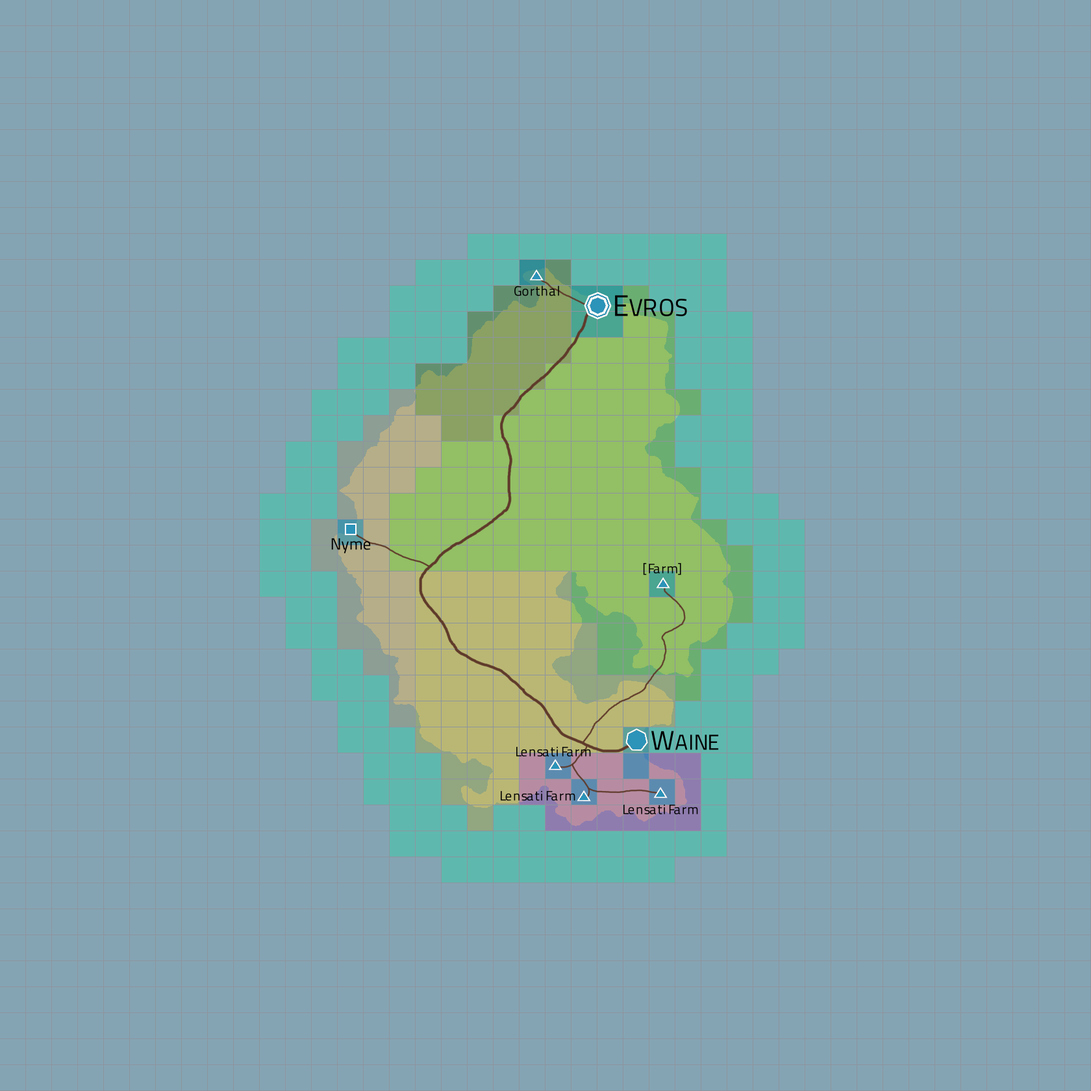
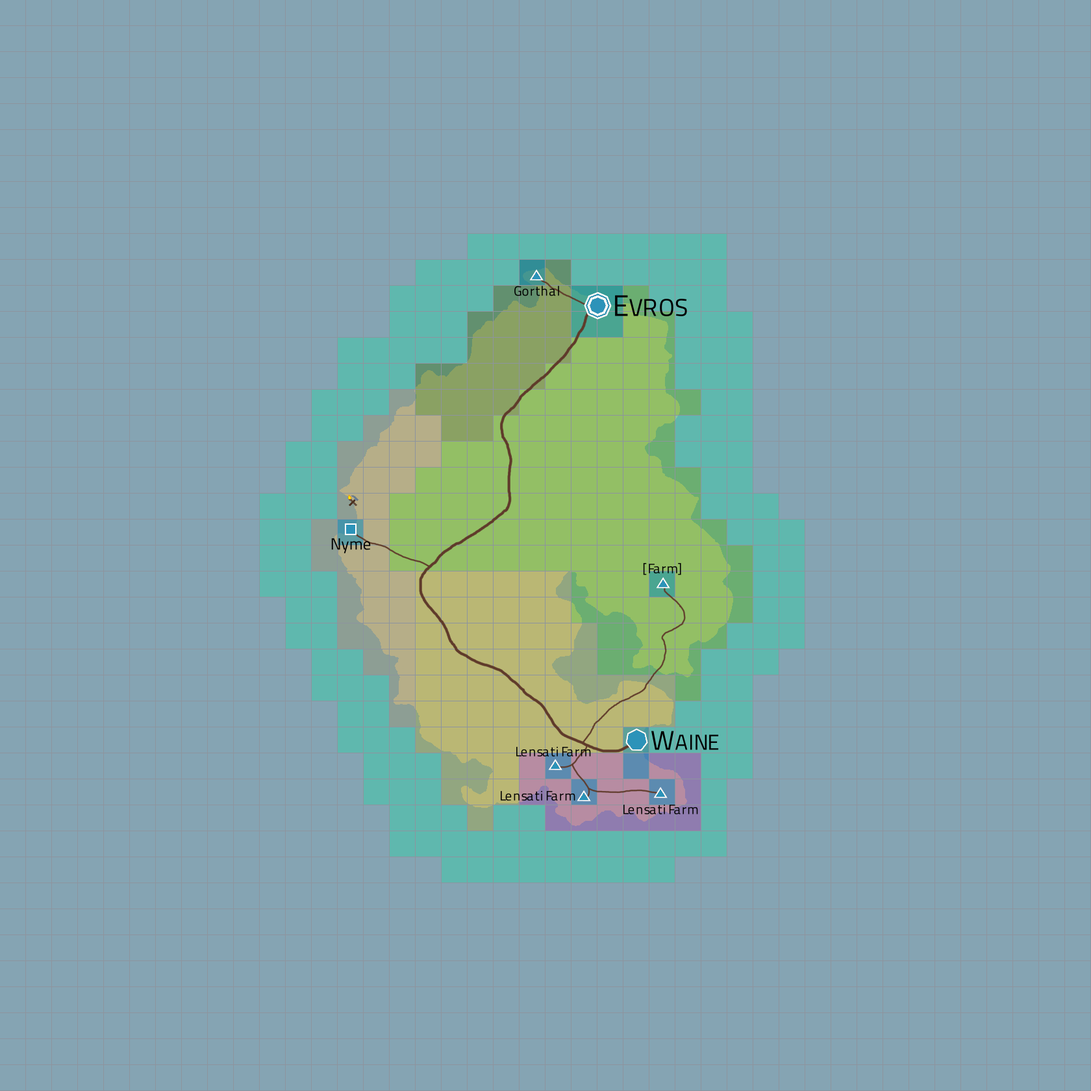
Layered file, before and after one edit (1091x1091). Changes by layer:
added layer "PoIs" above "Settlements" over [347, 494, 360, 507]
painted on "Factions" over [347, 494, 360, 507]
painted on "Regions" over [347, 494, 360, 507]
painted on "Grid" over [347, 494, 360, 507]
painted on "Water" over [347, 494, 360, 507]
